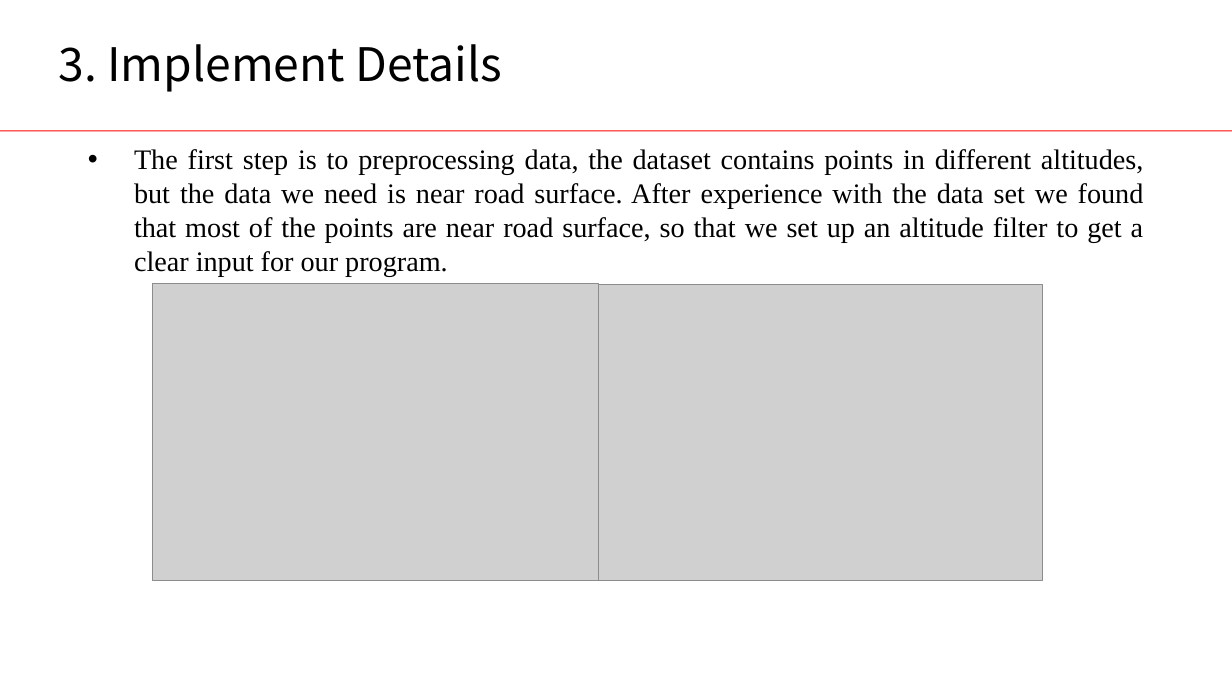
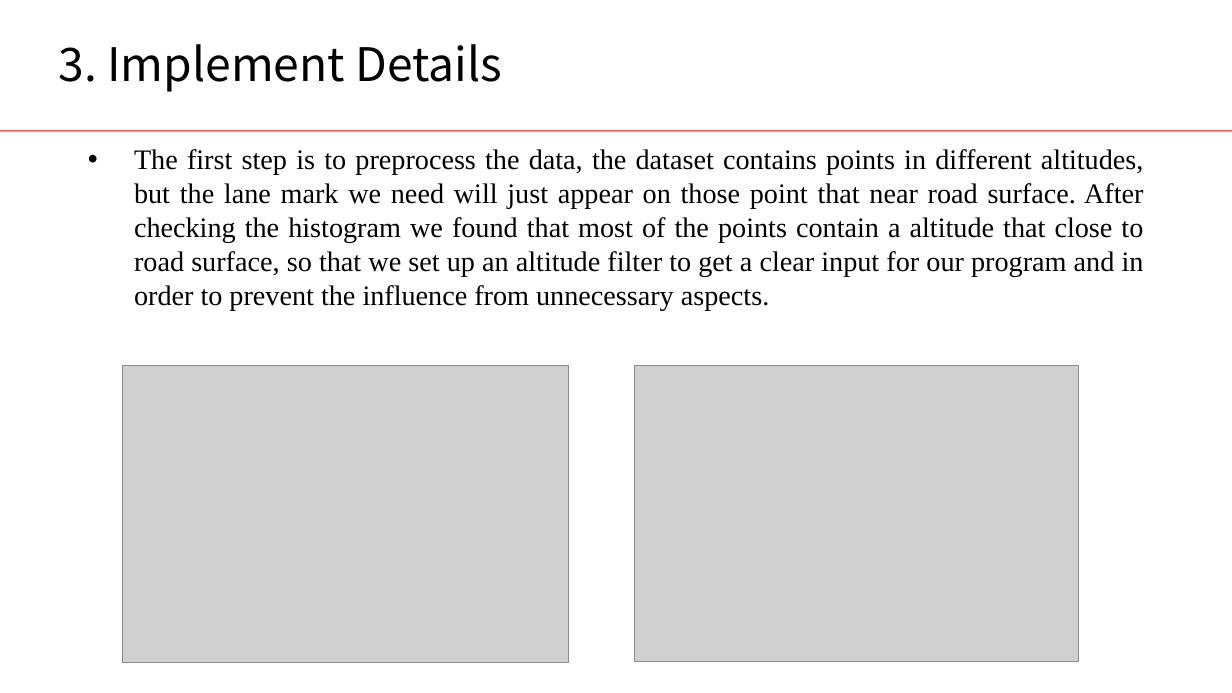
Before and after one commit to jingchengdeng/point_cloud_lane_marking, a slide deck: slide 4 of submission_version/ProjectPresentation.pptx. Drawn at 1232x693 pixels with LibreOffice and Linux fonts; fonts in the diff are those of the drawing; grey boxes stand for pictures; background and template pictures are left out. Boxes give left, top, right and bottom in pixels: in the first picture for what was removed or moved away, otherwise in the second. Text is boxed around its words. In the diff, an @@ line names an element or a change of style, - is before the commit and + after.

```diff
--- a/submission_version/ProjectPresentation.pptx
+++ b/submission_version/ProjectPresentation.pptx
@@ text at [134,149,1144,310]: text changed @@
-• The first step is to preprocessing data, the dataset contains points in different altitudes, but the data we need is near road surface. After experience with the data set we found that most of the points are near road surface, so that we set up an altitude filter to get a clear input for our program.
+• The first step is to preprocess the data, the dataset contains points in different altitudes, but the lane mark we need will just appear on those point that near road surface. After checking the histogram we found that most of the points contain a altitude that close to road surface, so that we set up an altitude filter to get a clear input for our program and in order to prevent the influence from unnecessary aspects.
@@ picture: place and size @@
-picture at [152,283,599,580]
+picture at [123,365,569,663]
@@ picture: place and size @@
-picture at [599,285,1043,580]
+picture at [635,365,1079,661]
```
Also in this commit, not shown: 7 other slides changed, 3 slides added, 7 other files.
